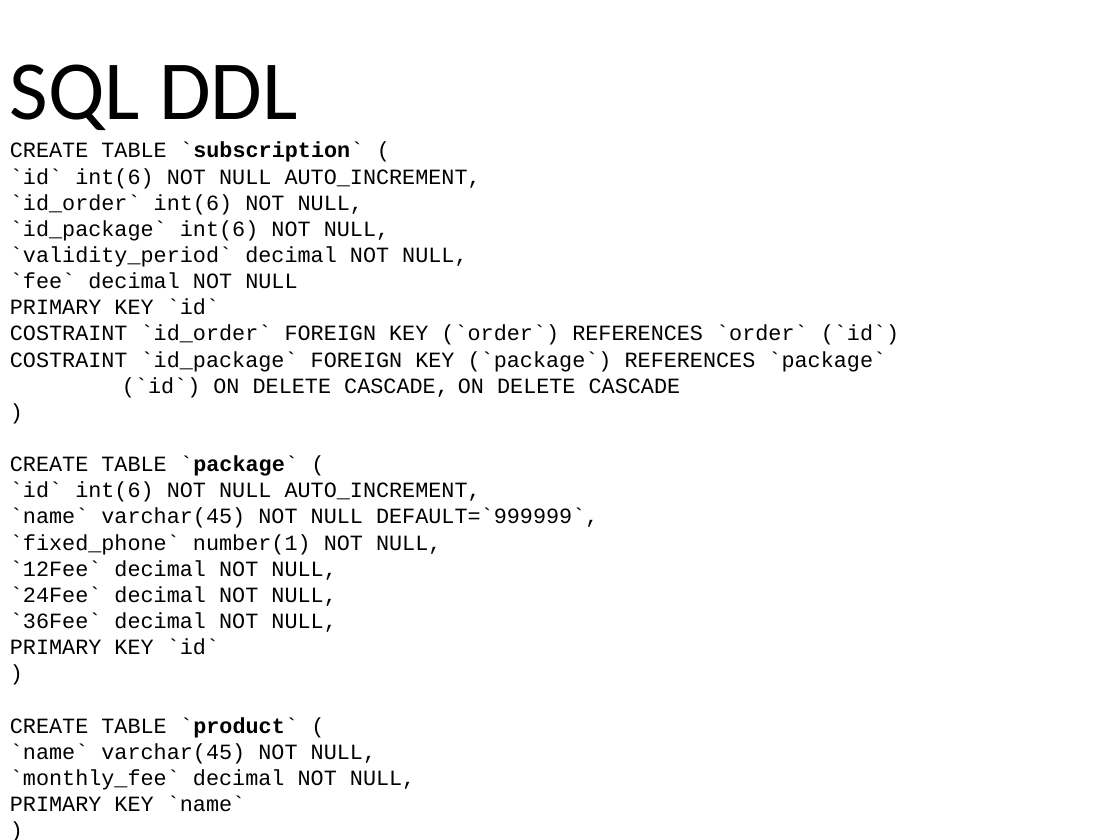
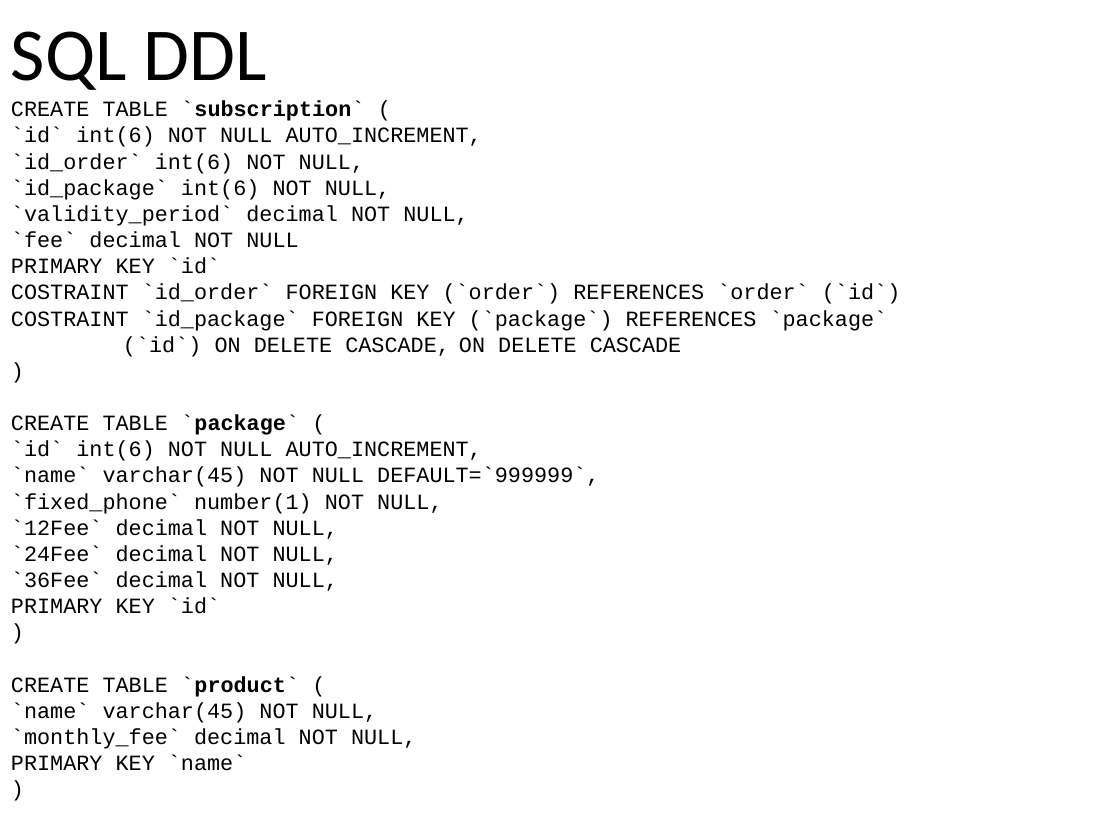
Before and after one commit to marcozetaa/TelcoService, a slide deck: slide 9 of UML/Presentation.pptx. Drawn at 1120x840 pixels with LibreOffice and Linux fonts; fonts in the diff are those of the drawing. Boxes give left, top, right and bottom in pixels: in the first picture for what was removed or moved away, otherwise in the second. Text is boxed around its words. In the diff, an @@ line names an element or a change of style, - is before the commit and + after.

```diff
--- a/UML/Presentation.pptx
+++ b/UML/Presentation.pptx
@@ text at [11,31,267,90]: size 54 to 48 pt in "SQL DDL" @@
```
Also in this commit, not shown: 1 other slide changed.
